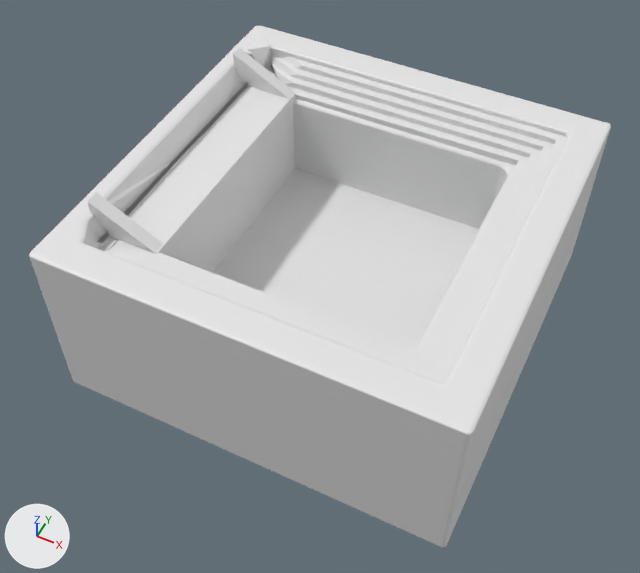
The Blender file Resource/3D Model/Dice Container/Dice Container.blend, before and after one commit.
The view is the same before and after, from a 50 mm lens placed at (2.38, -5.15, 5.88), pointed at (-0.04, -0.31, -0.17). Lighting does not change. The marker at lower left points along +X, +Y and +Z.

Before the edit, the objects in view are built like this:
```python
me_cube_014 = bpy.data.meshes.new('Cube.014')
me_cube_014.from_pydata(...)  # 78 vertices, 75 faces; spans x -1.0..1.0, y -1.0..1.0, z -1.0..1.0
me_cube_015 = bpy.data.meshes.new('Cube.015')
me_cube_015.from_pydata(...)  # 81 vertices, 74 faces; spans x -1.0..1.0, y -1.0..1.0, z -1.0..1.0
me_cube_017 = bpy.data.meshes.new('Cube.017')
me_cube_017.from_pydata(...)  # 37 vertices, 21 faces, 5 loose edges; spans x -1.0..1.0, y -1.0..1.0, z -1.0..1.0
me_cube_019 = bpy.data.meshes.new('Cube.019')
me_cube_019.from_pydata(...)  # 6 vertices, 5 faces; spans x -1.0..1.0, y -1.0..1.0, z -1.0..1.0
me_cube_020 = bpy.data.meshes.new('Cube.020')
me_cube_020.from_pydata(...)  # 6 vertices, 5 faces; spans x -1.0..1.0, y -1.0..1.0, z -1.0..1.0
ob_cube_002 = bpy.data.objects.new('Cube.002', me_cube_014)
ob_cube_002.location = (0.0, 0.0, 0.0)
ob_cube_002.scale = (1.45, 1.45, 0.65)
_m = ob_cube_002.modifiers.new('Bevel', 'BEVEL')
_m.width = 0.25
_m.width_pct = 0.25
_m.segments = 10
ob_cube_003 = bpy.data.objects.new('Cube.003', me_cube_015)
ob_cube_003.location = (0.0, 0.0, 0.0)
ob_cube_003.scale = (1.55, 1.55, 0.7)
_m = ob_cube_003.modifiers.new('Bevel', 'BEVEL')
_m.width = 0.25
_m.width_pct = 0.25
_m.segments = 10
ob_cube_006 = bpy.data.objects.new('Cube.006', me_cube_017)
ob_cube_006.location = (0.0, 0.0, 0.0)
ob_cube_006.scale = (1.85, 1.85, 0.85)
_m = ob_cube_006.modifiers.new('Bevel', 'BEVEL')
_m.width = 0.25
_m.width_pct = 0.25
_m.segments = 10
ob_cube_007 = bpy.data.objects.new('Cube.007', me_cube_020)
ob_cube_007.location = (-1.386, 1.171, 0.804)
ob_cube_007.scale = (0.304, 0.0616, 0.166)
ob_cube_008 = bpy.data.objects.new('Cube.008', me_cube_019)
ob_cube_008.location = (-1.386, -1.171, 0.804)
ob_cube_008.scale = (0.304, 0.0616, 0.166)
# also in view: 'Cube.005' at (0.0, 0.0, 0.0); 'Cube.001' at (0.0, 0.0, 0.0); 'Cube.004' at (0.0, 0.0, 0.0); 'Cube 100' at (-1.38, 0.01, 0.03)
```
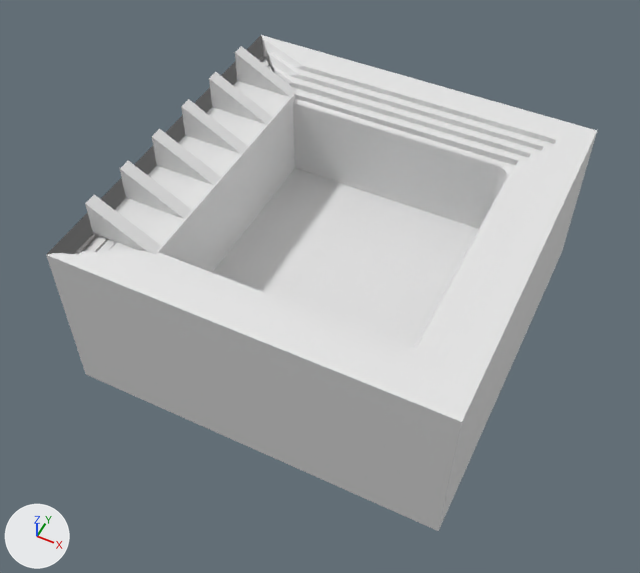
Diff of the bpy script that builds the scene:
```diff
--- a/Resource/3D Model/Dice Container/Dice Container.blend.py
+++ b/Resource/3D Model/Dice Container/Dice Container.blend.py
@@ me_cube_015 @@
 # used by ob_cube_003; location = (0.0, 0.0, 0.0); scale = (1.55, 1.55, 0.7)
-me_cube_015.from_pydata(...)  # 81 vertices, 74 faces; spans x -1.0..1.0, y -1.0..1.0, z -1.0..1.0
+me_cube_015.from_pydata(...)  # 94 vertices, 81 faces; spans x -1.0..1.0, y -1.0..1.0, z -1.0..1.0
+# me_cube_015 part 1
+# 3 vertices are removed from x -1.0, y -0.5..1.0, z 1.0
+# 13 faces are deleted
+# 16 vertices are added at x -1.0..-0.9, y -1.0..1.0, z 0.89..1.0
+# 20 new faces join them
@@ me_cube_017 @@
 # used by ob_cube_006; location = (0.0, 0.0, 0.0); scale = (1.85, 1.85, 0.85)
-me_cube_017.from_pydata(...)  # 37 vertices, 21 faces, 5 loose edges; spans x -1.0..1.0, y -1.0..1.0, z -1.0..1.0
+me_cube_017.from_pydata(...)  # 56 vertices, 41 faces, 5 loose edges; spans x -1.0..1.0, y -1.0..1.0, z -1.0..1.14
+# me_cube_017 part 2
+# 2 vertices are removed from x -0.97..-0.94, y 0.73..0.74, z 1.0
+# 5 faces are deleted
+# 5 vertices are added at (-0.88, 0.72, 0.99), (-0.94, 0.73, 1.14), (-0.97, 0.74, 1.14), (-0.88, 0.72, 1.13), (-0.88, 0.72, 1.14)
+# 16 new vertices lie (0.0, 0.0, 0.14) away from vertices in x -1.0..-0.83, y -1.0..1.0, z 1.0
+# 25 new faces join them
@@ me_cube_001 @@
+me_cube_001 = me_cube_020.copy(); me_cube_001.name = 'Cube.001'  # the mesh of ob_cube_007
@@ ob_cube_006 @@
 _m = ob_cube_006.modifiers.new('Bevel', 'BEVEL')
 _m.segments = 10
+ob_cube_006.hide_set(True)
@@ ob_cube_008 @@
-ob_cube_008 = bpy.data.objects.new('Cube.008', me_cube_019)
-ob_cube_008.location = (-1.386, -1.171, 0.804)
+ob_cube_008 = bpy.data.objects.new('Cube.008', me_cube_001)
+ob_cube_008.location = (-1.386, 0.72, 0.804)
 ob_cube_008.scale = (0.304, 0.0616, 0.166)
@@ ob_cube_007 @@
 ob_cube_007 = bpy.data.objects.new('Cube.007', me_cube_020)
-ob_cube_007.location = (-1.386, 1.171, 0.804)
+ob_cube_007.location = (-1.386, 1.2, 0.804)
 ob_cube_007.scale = (0.304, 0.0616, 0.166)
@@ ob_cube_011 @@
+ob_cube_011 = bpy.data.objects.new('Cube.011', me_cube_020.copy())  # the mesh of ob_cube_007
+ob_cube_011.location = (-1.386, -0.72, 0.804)
+ob_cube_011.scale = (0.304, 0.0616, 0.166)
@@ ob_cube_010 @@
+ob_cube_010 = bpy.data.objects.new('Cube.010', me_cube_020.copy())  # the mesh of ob_cube_007
+ob_cube_010.location = (-1.386, -0.24, 0.804)
+ob_cube_010.scale = (0.304, 0.0616, 0.166)
@@ ob_cube_009 @@
+ob_cube_009 = bpy.data.objects.new('Cube.009', me_cube_020.copy())  # the mesh of ob_cube_007
+ob_cube_009.location = (-1.386, 0.24, 0.804)
+ob_cube_009.scale = (0.304, 0.0616, 0.166)
@@ ob_cube_012 @@
+ob_cube_012 = bpy.data.objects.new('Cube.012', me_cube_019)
+ob_cube_012.location = (-1.386, -1.2, 0.804)
+ob_cube_012.scale = (0.304, 0.0616, 0.166)
```

Location of each change, (x1, y1, x2, y2) in pixels of the pictures (640 x 573 px):
'Cube.006', hidden: before (29, 26, 611, 547)
'Cube.003', reshaped: before (97, 61, 541, 366); after (95, 64, 541, 366)
'Cube.008', reshaped, moved (16% narrower, 16% shorter): before (87, 192, 163, 254); after (209, 72, 273, 124)
'Cube.012', added: after (85, 195, 161, 254)
'Cube.011', added: after (120, 160, 193, 219)
'Cube.010', added: after (152, 129, 221, 185)
'Cube.009', added: after (181, 99, 248, 154)
'Cube.007', moved: before (233, 48, 295, 99); after (235, 46, 297, 97)
part 1 of me_cube_015, built on: before (97, 61, 541, 365); after (95, 64, 541, 364)
part 2 of me_cube_017, built on: before (30, 27, 271, 256)
'Cube.005', unchanged, uncovered by the edit: before (109, 57, 567, 383); after (46, 35, 597, 531)
